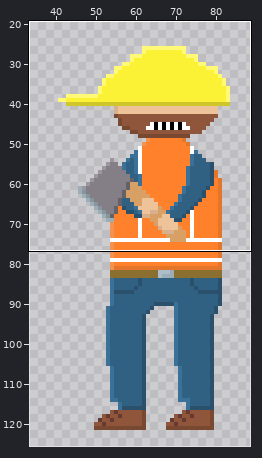
A pixel-art file gets an edit: PixelArts/woodcutter.aseprite. Above, an overview of the earlier version with the close-up marked.
Close-up. Earlier state:
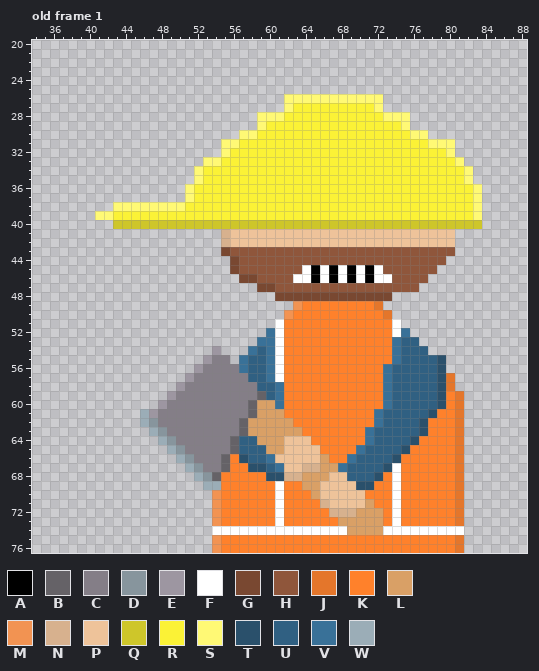
128x128 pixels, 1 frame. Shown: old frame 1: x 34..88, y 20..76. The wide view leaves out empty margins. The commit also changed other frames or places, which this record leaves out.
Palette (. is transparent): A #000000  B #656267  C #847e87  D #87959d  E #9d96a1  F #ffffff  G #794831  H #8f563b  J #e4762b  K #ff812b  L #d9a066  M #f29352  N #d7b18e  P #eec39a  Q #cec62a  R #fbf236  S #fff975  T #2a506b  U #306082  V #397198  W #9badb7
Pixels before, old frame 1 (only the part around the change), first column x 34:
20 ......................................................
21 ......................................................
22 ......................................................
23 ......................................................
24 ......................................................
25 ......................................................
26 ............................SSSSSSSSSSS...............
27 ............................SRRRRRRRRRS...............
28 .........................SSSRRRRRRRRRRRSSS............
29 .........................SRRRRRRRRRRRRRRRS............
30 .......................SSRRRRRRRRRRRRRRRRRSS..........
31 .....................SSRRRRRRRRRRRRRRRRRRRRRSSS.......
32 .....................SRRRRRRRRRRRRRRRRRRRRRRRRS.......
33 ...................SSRRRRRRRRRRRRRRRRRRRRRRRRRRS......
34 ..................SRRRRRRRRRRRRRRRRRRRRRRRRRRRRRS.....
35 ..................SRRRRRRRRRRRRRRRRRRRRRRRRRRRRRS.....
36 .................SRRRRRRRRRRRRRRRRRRRRRRRRRRRRRRRS....
37 .................SRRRRRRRRRRRRRRRRRRRRRRRRRRRRRRRS....
38 .........SSSSSSSSRRRRRRRRRRRRRRRRRRRRRRRRRRRRRRRRS....
39 .......SSRRRRRRRRRRRRRRRRRRRRRRRRRRRRRRRRRRRRRRRRS....
40 .........QQQQQQQQQQQQQQQQQQQQQQQQQQQQQQQQQQQQQQQQQ....
41 .....................NPPPPPPPPPPPPPPPPPPPPPPPPP.......
42 .....................NPPPPPPPPPPPPPPPPPPPPPPPPP.......
43 .....................GHHHHHHHHHHHHHHHHHHHHHHHHH.......
44 ......................GHHHHHHHHHHHHHHHHHHHHHHH........
45 ......................GHHHHHHHFAFAFAFAFHHHHHH.........
46 .......................GGHHHHFFAFAFAFAFFHHHH..........
47 .........................GGHHHHHHHHHHHHHHHH...........
48 ...........................GGGGGGGGGGGGG..............
49 .............................MKKKKKKKKJ...............
50 ............................MKKKKKKKKKKJ..............
51 ...........................FKKKKKKKKKKKKF.............
52 ..........................VFKKKKKKKKKKKKFV............
53 .........................VVFKKKKKKKKKKKKVUU...........
54 ....................E...VUVFKKKKKKKKKKKKVUUU..........
55 ...................ECC.VUUVFKKKKKKKKKKKKVUUUUT........
56 ..................ECCCCVUUVFKKKKKKKKKKKVUUUUUT........
57 .................ECCCCCCUUVFKKKKKKKKKKKVUUUUUTJ.......
58 ................ECCCCCCCCUUVKKKKKKKKKKKVUUUUUTJ.......
59 ...............ECCCCCCCCCBUVKKKKKKKKKKKVUUUUUTKJ......
60 ..............ECCCCCCCCCBLLVKKKKKKKKKKKVUUUUUTKJ......
61 ............WECCCCCCCCCCBLLLKKKKKKKKKKVUUUUUTKKJ......
62 ............WDCCCCCCCCCBLLLLLKKKKKKKKKVUUUUTKKKJ......
63 .............WDCCCCCCCCBLLLLLLKKKKKKKVUUUUUTKKKJ......
64 ..............WDCCCCCCBUULLLPPPKKKKKKVUUUUTKKKKJ......
65 ...............WDCCCCCBUUULLPPPPKKKKVUUUUTKKKKKJ......
66 ................WDCCCBKTUUVPPPPPLKKVUUUUTKKKKKKJ......
67 .................WDCCBKKTTUVPPNNLLVUUUUTFKKKKKKJ......
68 ..................WDBKKKKKTTNNLLLPPUUUTKFKKKKKKJ......
69 ...................WWKKKKKKFKKLLPPPPTTKKFKKKKKKJ......
70 ....................MKKKKKKFKKKLPPPPPKKKFKKKKKKJ......
71 ....................MKKKKKKFKKKKNPPPPLKKFKKKKKKJ......
72 ....................MKKKKKKFKKKKKNNNLLLKFKKKKKKJ......
73 ....................MKKKKKKFKKKKKKLLLLLKFKKKKKKJ......
74 ....................FFFFFFFFFFFFFFFLLLLFFFFFFFFF......
75 ....................MKKKKKKKKKKKKKKKKKKKKKKKKKKJ......
76 ....................MKKKKKKKKKKKKKKKKKKKKKKKKKKJ......
After the commit:
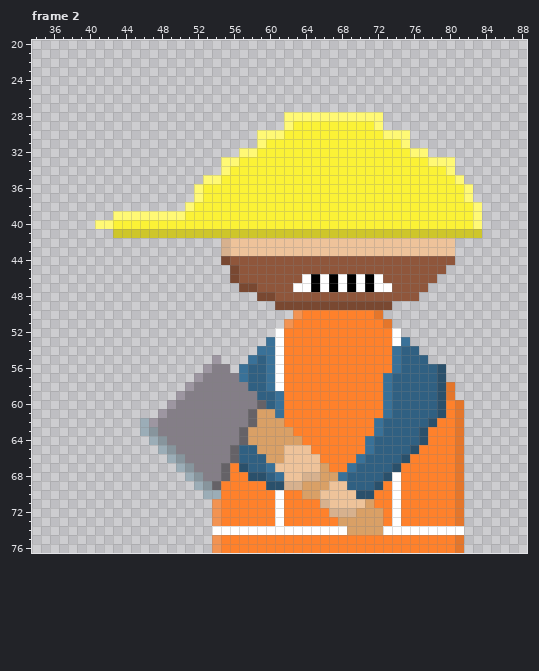
A new or re-ordered frame is compared with the old frame closest to it.
The exact change:
frames 1 -> 7
Frame 2 is new; against old frame 1:
y 26: x 62..72 SSSSSSSSSSS -> ...........
y 27: x 62..72 SRRRRRRRRRS -> ...........
y 28: x 59..75 SSSRRRRRRRRRRRSSS -> ...SSSSSSSSSSS...
y 29: x 59..62 SRRR -> ...S; x 72..75 RRRS -> S...
y 30: x 57..61 SSRRR -> ..SSS; x 73..77 RRRSS -> SSS..
y 31: x 55..59 SSRRR -> ....S; x 75..80 RRRSSS -> S.....
y 32: x 55..58 SRRR -> ..SS; x 76..80 RRRRS -> SS...
y 33: x 53..56 SSRR -> ..SS; x 78..81 RRRS -> SSS.
y 34: x 52..55 SRRR -> ...S; x 80..82 RRS -> S..
y 35: x 52..54 SRR -> .SS; x 81..82 RS -> S.
y 36..37: x 51..52 SR -> .S; x 82..83 RS -> S.
y 38: x 43..51 SSSSSSSSR -> ........S
y 39: x 41..50 SSRRRRRRRR -> ..SSSSSSSS
y 40: x 41..83 ..QQQQQQQQQQQQQQQQQQQQQQQQQQQQQQQQQQQQQQQQQ -> SSRRRRRRRRRRRRRRRRRRRRRRRRRRRRRRRRRRRRRRRRS
y 41: x 43..83 ............NPPPPPPPPPPPPPPPPPPPPPPPPP... -> QQQQQQQQQQQQQQQQQQQQQQQQQQQQQQQQQQQQQQQQQ
y 43: x 55..80 GHHHHHHHHHHHHHHHHHHHHHHHHH -> NPPPPPPPPPPPPPPPPPPPPPPPPP
y 44: x 55..56 .G -> GH; x 80 . -> H
y 45: x 64..72 FAFAFAFAF -> HHHHHHHHH; x 79 . -> H
y 46: x 56..58 .GG -> GHH; x 63 F -> H; x 73 F -> H; x 78 . -> H
y 47: x 57..60 ..GG -> GGHH; x 63..73 HHHHHHHHHHH -> FFAFAFAFAFF; x 77 . -> H
y 48: x 59..76 ..GGGGGGGGGGGGG... -> GGHHHHHHHHHHHHHHHH
y 49: x 61..73 ..MKKKKKKKKJ. -> GGGGGGGGGGGGG
y 50: x 62..63 MK -> .M; x 72..73 KJ -> J.
y 51: x 61..62 FK -> .M; x 73..74 KF -> J.
y 52: x 60 V -> .; x 75 V -> .
y 53: x 59 V -> .; x 74..76 VUU -> FV.
y 54: x 54 E -> .; x 58..59 VU -> .V; x 77 U -> .
y 55: x 53..55 ECC -> .E.; x 57..58 VU -> .V; x 78..79 UT -> ..
y 56: x 52..53 EC -> .E; x 56 C -> .; x 73..74 VU -> KV
y 57: x 51..52 EC -> .E; x 57 C -> V; x 80 J -> .
y 58: x 50..51 EC -> .E; x 58 C -> U; x 60..61 UV -> VF
y 59: x 49..50 EC -> .E; x 59 B -> U; x 80..81 KJ -> J.
y 60: x 48..49 EC -> .E; x 58..60 BLL -> CBU
y 61: x 46..48 WEC -> ..E; x 61 L -> V; x 72..73 VU -> KV; x 78..79 TK -> UT
y 62: x 47 D -> E; x 57..58 BL -> CB; x 62 L -> K; x 77..78 TK -> UT
y 63: x 46..48 .WD -> WDC; x 63 L -> K; x 71..72 VU -> KV
y 64: x 47..49 .WD -> WDC; x 56..58 BUU -> CBL; x 62..64 PPP -> LLK; x 76..77 TK -> UT
y 65: x 48..50 .WD -> WDC; x 59 U -> L; x 65 P -> K; x 70..71 VU -> KV; x 75..76 TK -> UT
y 66: x 49..51 .WD -> WDC; x 55..57 BKT -> CBU; x 60..61 VP -> LL; x 66 L -> K; x 69..70 VU -> KV; x 74..75 TK -> UT
y 67: x 50..52 .WD -> WDC; x 57..61 KTTUV -> TUUVP; x 64..65 NN -> PP; x 67..69 LVU -> KKV; x 73..74 TF -> UT
y 68: x 51..55 .WDBK -> WDCCB; x 58..65 KKTTNNLL -> TTUVPPNN; x 67..68 PP -> LV; x 72..73 TK -> UT
y 69: x 52..54 .WW -> WDB; x 60..63 KFKK -> TTNN; x 66 P -> L; x 69..72 PTTK -> UUUT
y 70: x 53..54 .M -> WW; x 64 K -> L; x 70..71 PK -> TT
Boxes around the changes in both close-ups, in picture pixels (x1, y1, x2, y2):
changed: (95, 94, 482, 499)
